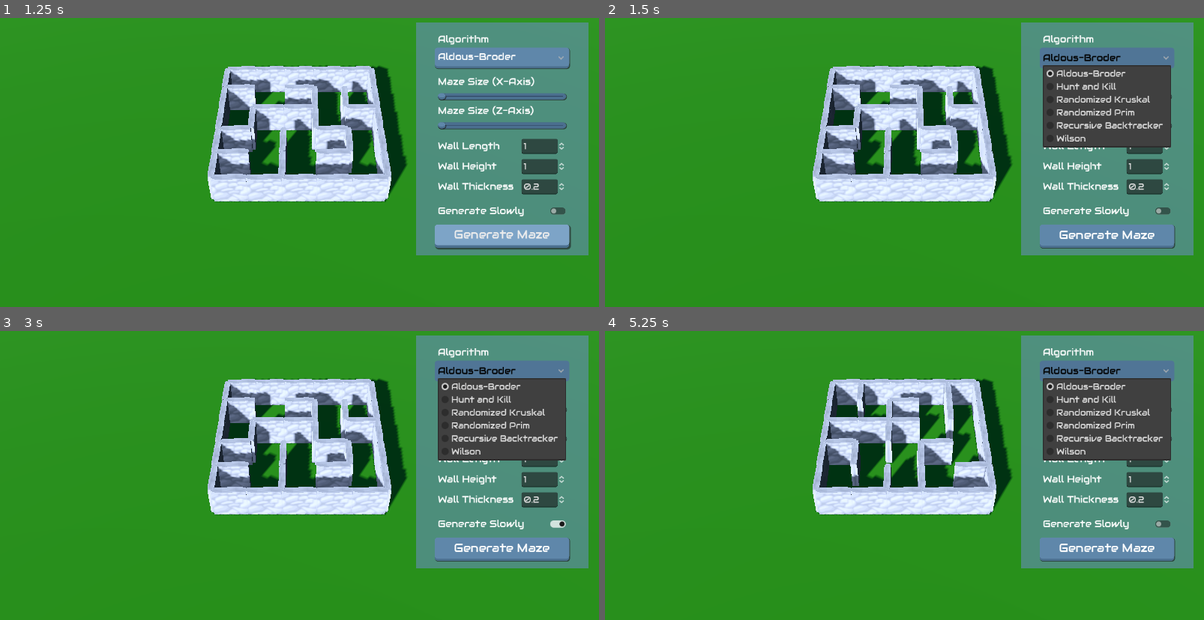
Above: before the commit, frames 1-4 (two rows, left to right).
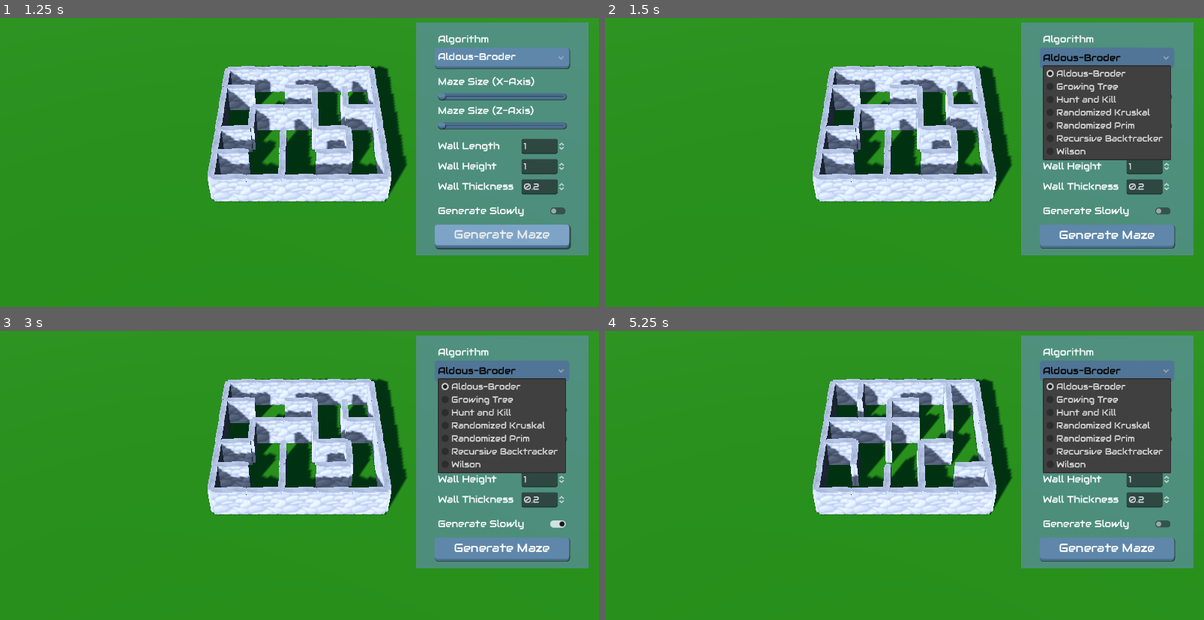
Above: after the commit, the same moments.

Repository: GuiBDBello/godot-maze-generator
Game: Godot game, scene res://scenes/playable/game.tscn
The game is run twice, just before and just after one commit, with the same random seed, the same clock (stepped at 60 frames per second) and the same inputs.
Inputs (mouse positions are in pixels of both pictures, inside the frame that each line leads up to):
- Up to frame 1 (1.25 s): click "Generate Maze" at 0.5 s
- Up to frame 2 (1.5 s): click "Aldous-Broder" at 1.25 s
- Up to frame 3 (3 s): click (557, 524) at 2 s; click "Aldous-Broder" at 2.75 s
- Up to frame 4 (5.25 s): click (1162, 524) at 3.5 s; click "Generate Maze" at 4.25 s; click "Aldous-Broder" at 5 s

Frame 1 is identical in both runs. In frame 2, 1.7% of the frame differs, in the area x 73-95%, y 22-50%; in frame 3, 1.7%; in frame 4, 1.7%.

Commit message:
Add Growing Tree maze generation algorithm

Diff:
--- /dev/null
+++ b/scenes/maze/maze_generator/growing_tree/growing_tree.gd
@@ -0,0 +1,52 @@
+extends MazeGenerator
+
+var active_cells: Array[MazeCell] = []
+
+
+func _ready() -> void:
+	rng.randomize()
+
+
+func generate_maze(maze: Maze, is_generated_slowly: bool) -> void:
+	super.center_maze_on_screen(maze)
+
+	var maze_grid: Array[Array] = super.generate_grid(maze)
+
+	var current_cell: MazeCell = super.get_random_cell(maze_grid)
+	current_cell.is_visited = true
+	active_cells.append(current_cell)
+
+	while active_cells.size() > 0:
+		var chosen_cell: MazeCell = self.select_cell()
+
+		var unvisited_neighbours: Array[MazeCell] = super.find_unvisited_neighbours(maze_grid, chosen_cell)
+
+		if unvisited_neighbours.size() > 0:
+			var next_cell: MazeCell = unvisited_neighbours[rng.randi_range(0, unvisited_neighbours.size() - 1)]
+			super.remove_walls_between(chosen_cell, next_cell)
+			next_cell.is_visited = true
+			active_cells.append(next_cell)
+
+			if is_generated_slowly:
+				await get_tree().create_timer(0.05).timeout
+		else:
+			active_cells.erase(chosen_cell)
+
+
+func select_cell() -> MazeCell:
+	return active_cells[rng.randi_range(0, active_cells.size() - 1)]
+
+
+func remove_walls_between(cell1: MazeCell, cell2: MazeCell) -> void:
+	if cell1.grid_position_x < cell2.grid_position_x:
+		cell1.wall_east.queue_free()
+		cell2.wall_west.queue_free()
+	elif cell1.grid_position_x > cell2.grid_position_x:
+		cell1.wall_west.queue_free()
+		cell2.wall_east.queue_free()
+	elif cell1.grid_position_y < cell2.grid_position_y:
+		cell1.wall_south.queue_free()
+		cell2.wall_north.queue_free()
+	elif cell1.grid_position_y > cell2.grid_position_y:
+		cell1.wall_north.queue_free()
+		cell2.wall_south.queue_free()
--- /dev/null
+++ b/scenes/maze/maze_generator/growing_tree/growing_tree.tscn
@@ -0,0 +1,6 @@
+[gd_scene load_steps=2 format=3 uid="uid://c82tyr8blvkd4"]
+
+[ext_resource type="Script" path="res://scenes/maze/maze_generator/growing_tree/growing_tree.gd" id="1_gbr66"]
+
+[node name="Growing Tree" type="Node3D"]
+script = ExtResource("1_gbr66")
--- a/scenes/playable/game.tscn
+++ b/scenes/playable/game.tscn
@@ -1,10 +1,11 @@
-[gd_scene load_steps=19 format=3 uid="uid://b5ptabdfgohvv"]
+[gd_scene load_steps=20 format=3 uid="uid://b5ptabdfgohvv"]
 
 [ext_resource type="Script" path="res://scenes/playable/game.gd" id="1_fpj1e"]
 [ext_resource type="PackedScene" uid="uid://82b172eq2ayj" path="res://scenes/maze/maze_generator/randomized_kruskal/randomized_kruskal.tscn" id="2_qtd5j"]
 [ext_resource type="PackedScene" uid="uid://c2vh3d2n372po" path="res://scenes/maze/maze_generator/recursive_backtracker/recursive_backtracker.tscn" id="2_t4y1x"]
 [ext_resource type="Shader" path="res://shaders/sky.gdshader" id="2_twyl1"]
 [ext_resource type="PackedScene" uid="uid://cc3km6e3rn7ns" path="res://scenes/maze/maze_generator/aldous_broder/aldous_broder.tscn" id="3_6krv0"]
+[ext_resource type="PackedScene" uid="uid://c82tyr8blvkd4" path="res://scenes/maze/maze_generator/growing_tree/growing_tree.tscn" id="3_dpr5q"]
 [ext_resource type="PackedScene" uid="uid://bu4p41yghtvlt" path="res://scenes/maze/maze_generator/wilson/wilson.tscn" id="3_shqtx"]
 [ext_resource type="PackedScene" uid="uid://dijfp5dwsy1st" path="res://scenes/maze/maze_generator/hunt_and_kill/hunt_and_kill.tscn" id="3_ttew8"]
 [ext_resource type="PackedScene" uid="uid://rc8rnxx07fri" path="res://assets/tree/tree.glb" id="4_by38g"]
@@ -40,7 +41,7 @@
 
 [node name="Game" type="Node"]
 script = ExtResource("1_fpj1e")
-maze_generation_algorithms = Array[PackedScene]([ExtResource("3_6krv0"), ExtResource("3_ttew8"), ExtResource("2_qtd5j"), ExtResource("6_wse3y"), ExtResource("2_t4y1x"), ExtResource("3_shqtx")])
+maze_generation_algorithms = Array[PackedScene]([ExtResource("3_6krv0"), ExtResource("3_dpr5q"), ExtResource("3_ttew8"), ExtResource("2_qtd5j"), ExtResource("6_wse3y"), ExtResource("2_t4y1x"), ExtResource("3_shqtx")])
 
 [node name="Scenario" type="Node" parent="."]
 
